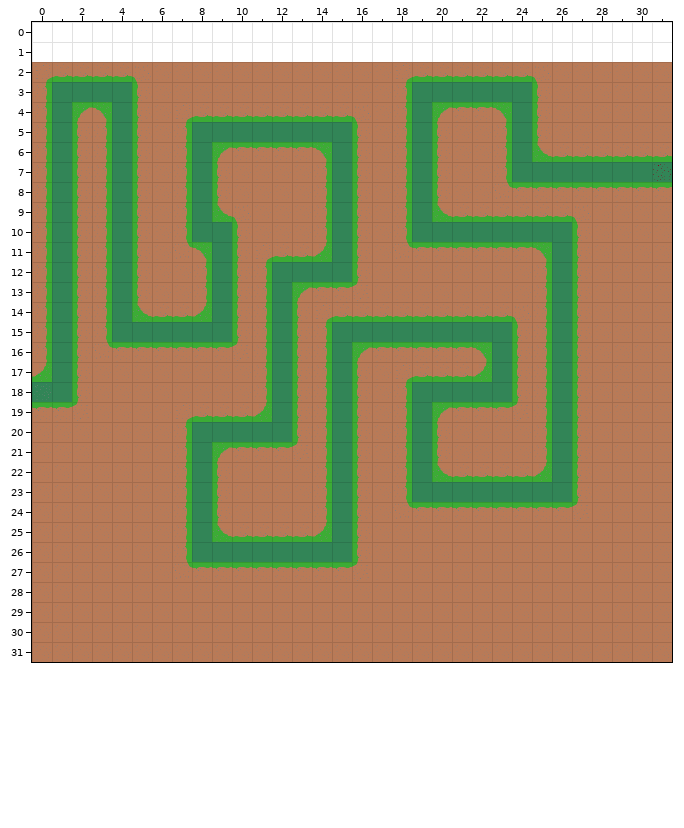
Tiled map, stored at tower-defense/tower-defense-android/assets/data/world/level9/level.tmx. That is the earlier state.
Cells are 32x32 px. Shown: x 0..31, y 0..31.
Once edited:
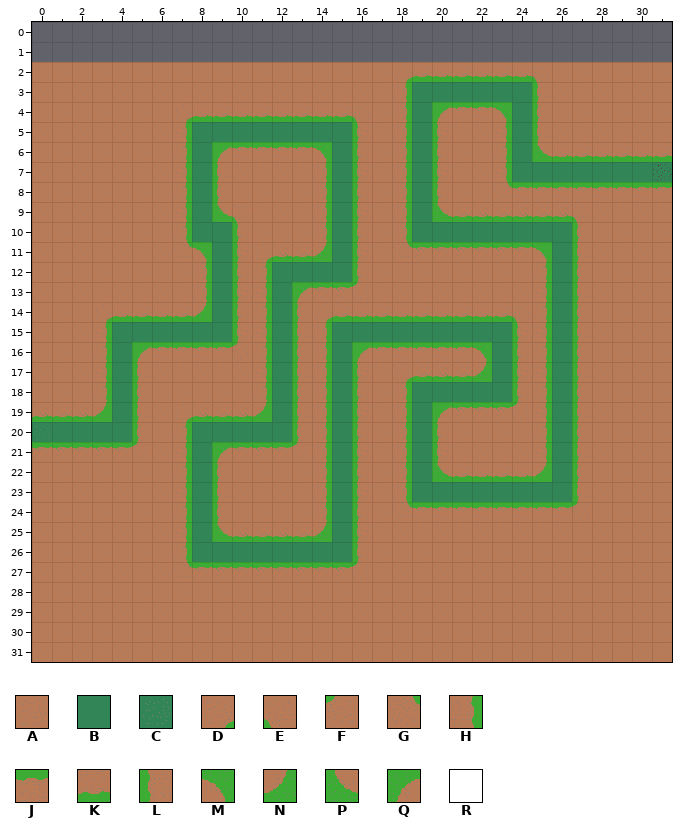
Key: from "tiles": A 0, B 4, C 6, D 7, E 8, F 9, G 10, H 12, J 13, K 14, L 15, M 16, N 17, P 18, Q 19, R 28.
_ is an empty cell, # one hidden under a higher layer.
Edits made:
Layer "Ground":
y 0..1: x 0..31 RRRRRRRRRRRRRRRRRRRRRRRRRRRRRRRR -> ________________________________
y 2: x 0..5 DKKKKE -> AAAAAA
y 3: x 0 H -> A; x 5 L -> A
y 4: x 0 H -> A; x 2..3 QM -> AA; x 5 L -> A
y 5..13: x 0 H -> A; x 2..3 LH -> AA; x 5 L -> A
y 14: x 0 H -> A; x 2..5 LH#P -> ADKK
y 15: x 0 H -> A; x 2 L -> A
y 16: x 0 H -> A; x 2..5 LGJJ -> AH#Q
y 17: x 0 N -> A; x 2..3 LA -> AH; x 5 A -> L
y 18: x 2..3 LA -> AH; x 5 A -> L
y 19: x 0..3 JJFA -> KKKN; x 5 A -> L
y 20: x 5 A -> L
y 21: x 0..5 AAAAAA -> JJJJJF
Layer "Path":
y 3: x 1..4 BBBB -> ____
y 4..14: x 1 B -> _; x 4 B -> _
y 15: x 1 B -> _
y 16..17: x 1 B -> _; x 4 _ -> B
y 18: x 0..1 CB -> __; x 4 _ -> B
y 19: x 4 _ -> B
y 20: x 0..4 _____ -> CBBBB
